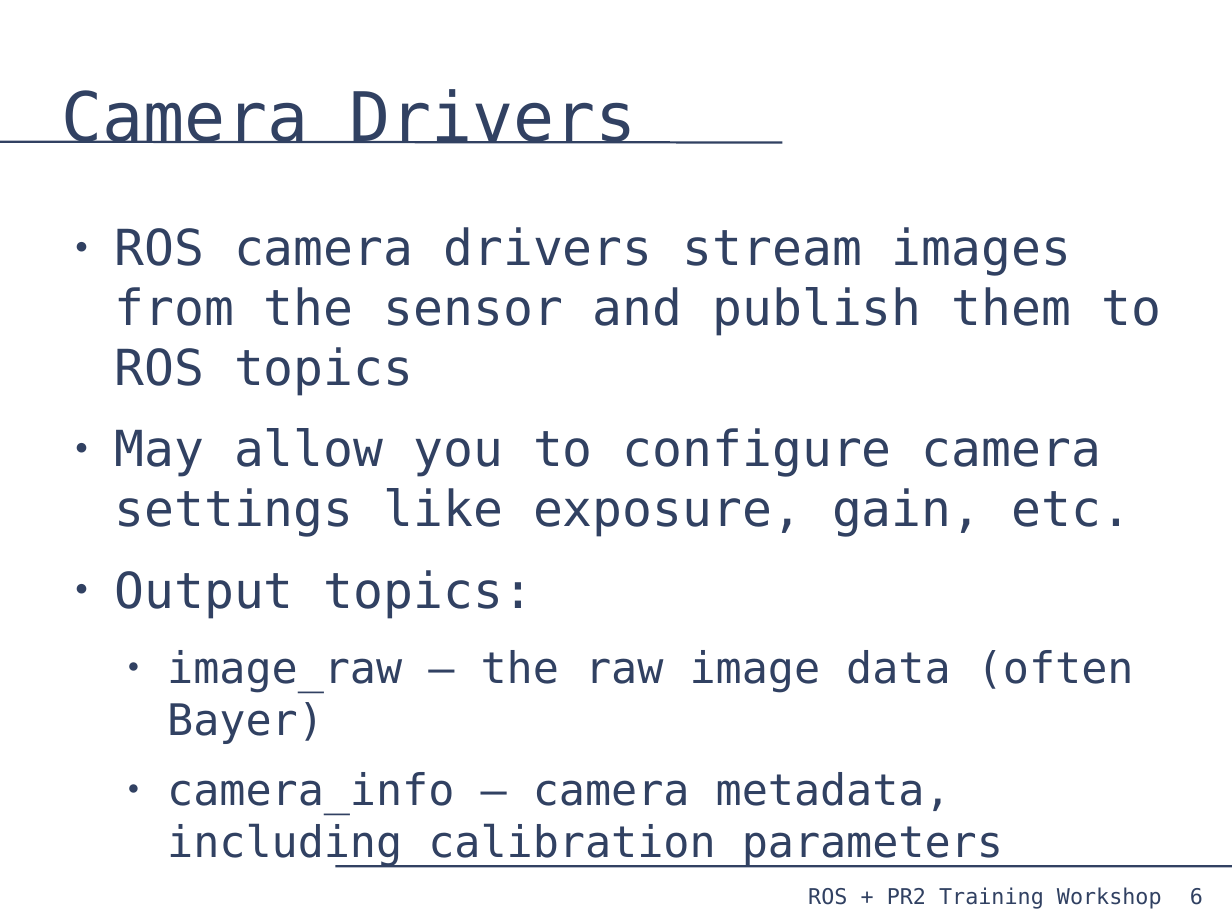
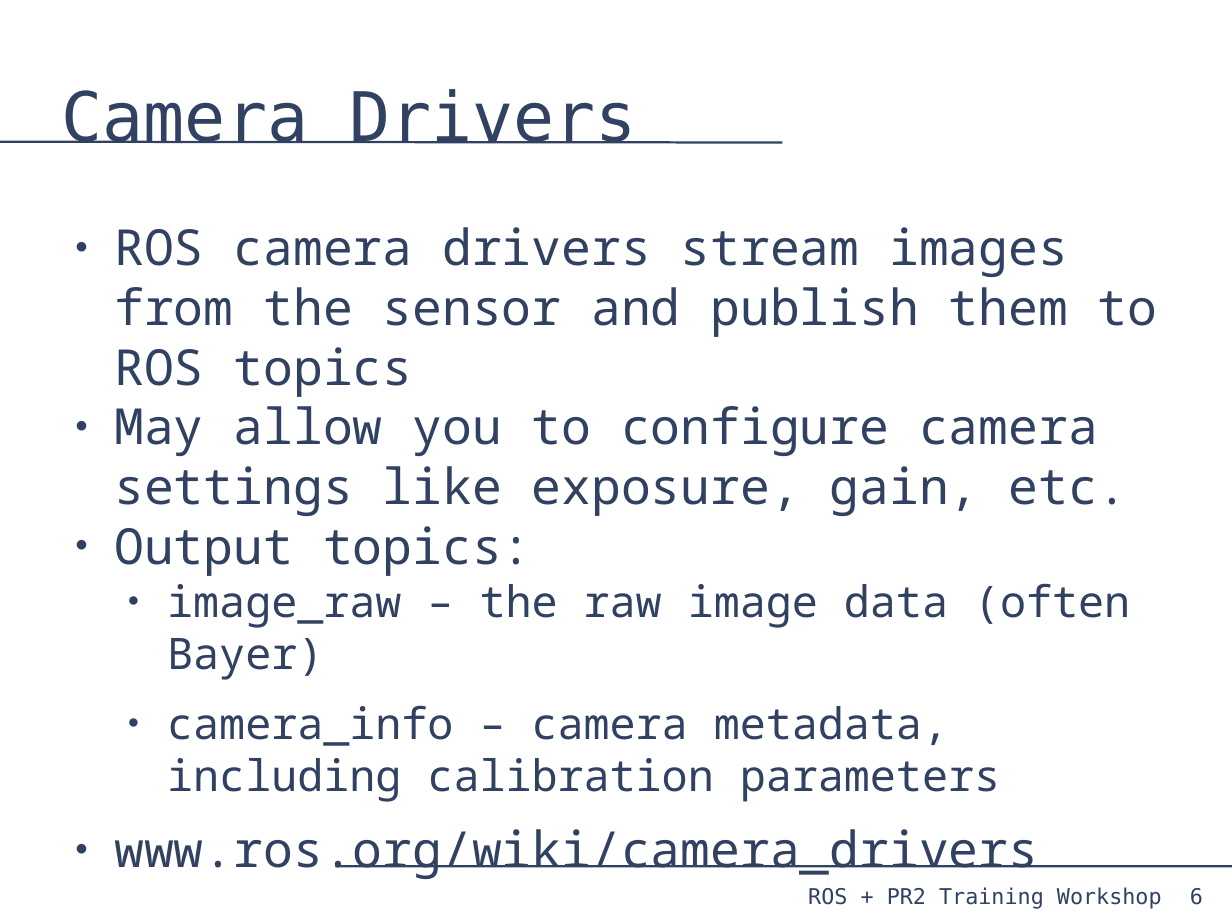
Before and after one commit to PR2/pr2_docs, a slide deck: slide 6 of pr2_training_workshop/processing_camera_data/slides.odp. Drawn at 1232x924 pixels with LibreOffice and Linux fonts; fonts in the diff are those of the drawing. Boxes give left, top, right and bottom in pixels: in the first picture for what was removed or moved away, otherwise in the second. Text is boxed around its words. In the diff, an @@ line names an element or a change of style, - is before the commit and + after.

Commit message:
processing_camera_data: More slides updates.

```diff
--- a/pr2_training_workshop/processing_camera_data/slides.odp
+++ b/pr2_training_workshop/processing_camera_data/slides.odp
@@ text at bbox=[114, 227, 1158, 802]: font DejaVu Sans Mono to Noto Sans Mono in "ROS camera drivers stream images from the ...", "May allow you to configure camera settings ...", "Output topics:", "image_raw – the raw image data (often ..." and 1 more places; less space between paragraphs @@
@@ text at bbox=[114, 829, 1038, 879]: paragraph added @@
+● www.ros.org/wiki/camera_drivers
```
Also in this commit, not shown: 12 other slides changed, 4 slides added, 1 slide removed.
